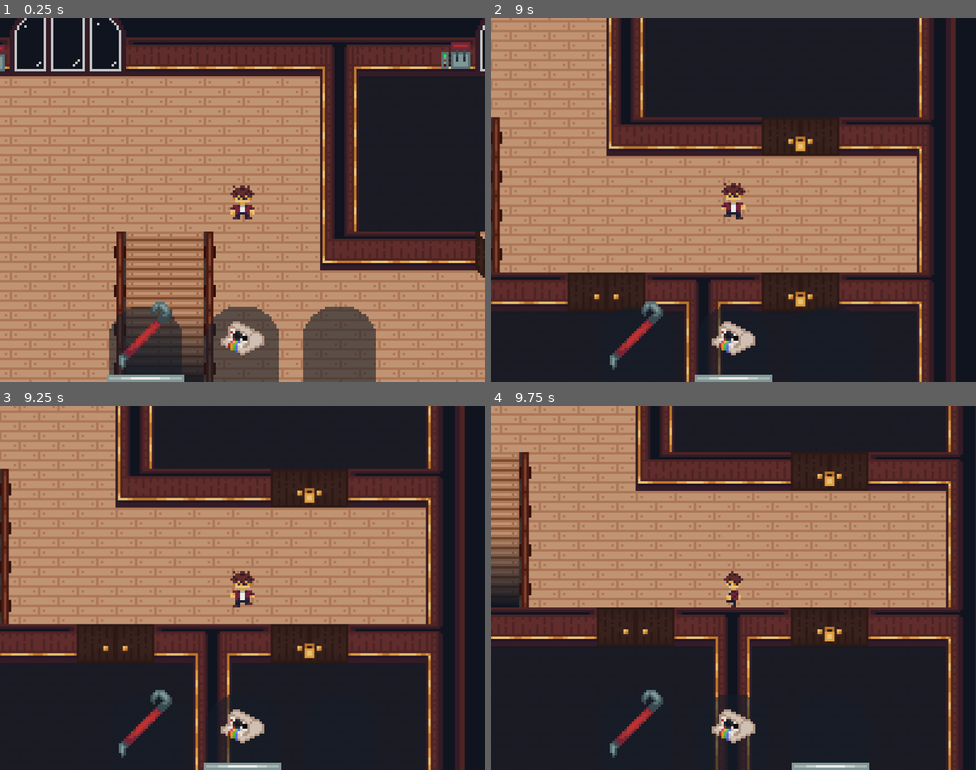
Above: before the commit, frames 1-4 (two rows, left to right).
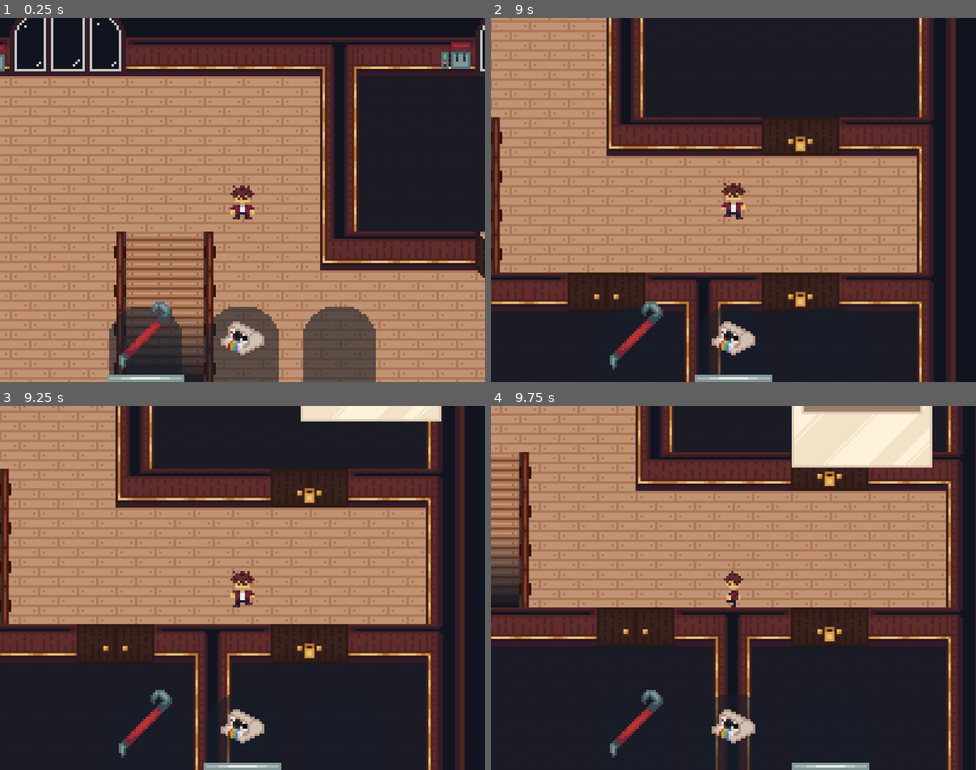
Above: after the commit, the same moments.

Repository: Portalyst/afraid-of-wolves
Game: Godot game, scene res://scenes/level.tscn
Two runs of this game, one before a commit and one after it. Both use one fixed random seed, a clock stepped at 60 frames per second and the inputs below.
Inputs (mouse positions are in pixels of both pictures, inside the frame that each line leads up to):
- Up to frame 1 (0.25 s): no input
- Up to frame 2 (9 s): click (636, 341) at 0.52 s; hold D (right) 1.28-2.03 s; tap 1 (1) at 1.35, 3.8, 4.35, 6.8, 8.1 s; tap 2 (2) at 1.55, 2.1, 4.55, 5.1, 7.55, 8.85 s; hold S (down) 2.03-2.78 s; tap 3 (3) at 2.3, 2.85, 5.3, 5.85, 8.3 s; hold D (right) 2.78-3.53 s; tap Space (use) at 3.05, 3.6, 6.05, 7.35 s; hold W (up) 3.53-4.28 s; tap Enter at 4.25 s; hold A (left) 4.28-5.78 s; hold S (down) 5.78-6.53 s; hold D (right) 6.53-7.28 s; tap Shift (run) at 6.6 s; hold W (up) 7.28-8.03 s; hold D (right) 8.03-8.78 s; hold S (down) from 8.78 s (still down)
- Up to frame 3 (9.25 s): keep holding S (down); tap Space (use) at 9.05 s
- Up to frame 4 (9.75 s): release S (down) at 9.53 s; hold A (left) from 9.53 s (still down); tap 3 (3) at 9.6 s

Frames 1-2 are identical in both runs. In frame 3, 1.3% of the frame differs, in the area x 62-91%, y 0-5%; in frame 4, 4.9%, in the area x 62-91%, y 0-17%.

Commit message:
add photo frame with animation

Diff:
--- a/scenes/john.tscn
+++ b/scenes/john.tscn
@@ -7,6 +7,7 @@
 [ext_resource type="Texture2D" uid="uid://l0ovxavdoymg" path="res://sprites/tools/crowbar/crowbar.png" id="5_fsnvj"]
 [ext_resource type="Texture2D" uid="uid://cb1j7wjhvkxgd" path="res://sprites/tools/polaroid/noflash.png" id="6_w7w2l"]
 [ext_resource type="Texture2D" uid="uid://b40f82b10rkkd" path="res://sprites/tools/polaroid/withflash.png" id="7_f28jw"]
+[ext_resource type="Texture2D" uid="uid://c63b38muue5py" path="res://sprites/tools/polaroid/photo_frame.png" id="8_f28jw"]
 
 [sub_resource type="AtlasTexture" id="AtlasTexture_r0ebv"]
 atlas = ExtResource("1_uxisy")
@@ -333,6 +334,67 @@
 
 [sub_resource type="RectangleShape2D" id="RectangleShape2D_oigdq"]
 size = Vector2(96, 88)
+
+[sub_resource type="Animation" id="Animation_f28jw"]
+length = 0.001
+tracks/0/type = "value"
+tracks/0/imported = false
+tracks/0/enabled = true
+tracks/0/path = NodePath("CanvasLayer/PhotoFrame:position")
+tracks/0/interp = 1
+tracks/0/loop_wrap = true
+tracks/0/keys = {
+"times": PackedFloat32Array(0),
+"transitions": PackedFloat32Array(1),
+"update": 0,
+"values": [Vector2(153, -38)]
+}
+tracks/1/type = "value"
+tracks/1/imported = false
+tracks/1/enabled = true
+tracks/1/path = NodePath("CanvasLayer/PhotoFrame:rotation")
+tracks/1/interp = 1
+tracks/1/loop_wrap = true
+tracks/1/keys = {
+"times": PackedFloat32Array(0),
+"transitions": PackedFloat32Array(1),
+"update": 0,
+"values": [0.0]
+}
+
+[sub_resource type="Animation" id="Animation_mxu6f"]
+resource_name = "photo_out"
+length = 2.8
+tracks/0/type = "value"
+tracks/0/imported = false
+tracks/0/enabled = true
+tracks/0/path = NodePath("CanvasLayer/PhotoFrame:position")
+tracks/0/interp = 1
+tracks/0/loop_wrap = true
+tracks/0/keys = {
+"times": PackedFloat32Array(0, 2, 2.8),
+"transitions": PackedFloat32Array(1, 1, 1),
+"update": 0,
+"values": [Vector2(153, -38), Vector2(153, 38), Vector2(152.99998, 198.99998)]
+}
+tracks/1/type = "value"
+tracks/1/imported = false
+tracks/1/enabled = true
+tracks/1/path = NodePath("CanvasLayer/PhotoFrame:rotation")
+tracks/1/interp = 1
+tracks/1/loop_wrap = true
+tracks/1/keys = {
+"times": PackedFloat32Array(2, 2.8),
+"transitions": PackedFloat32Array(1, 1),
+"update": 0,
+"values": [0.0, 0.6725554]
+}
+
+[sub_resource type="AnimationLibrary" id="AnimationLibrary_5sr6c"]
+_data = {
+&"RESET": SubResource("Animation_f28jw"),
+&"photo_out": SubResource("Animation_mxu6f")
+}
 
 [node name="John" type="CharacterBody2D" unique_id=1620480787]
 collision_layer = 3
@@ -350,6 +412,10 @@
 [node name="Camera2D" type="Camera2D" parent="." unique_id=1456303919]
 
 [node name="CanvasLayer" type="CanvasLayer" parent="." unique_id=239907170]
+
+[node name="PhotoFrame" type="Sprite2D" parent="CanvasLayer" unique_id=128836357]
+position = Vector2(153, -38)
+texture = ExtResource("8_f28jw")
 
 [node name="Shadow" type="Sprite2D" parent="CanvasLayer" unique_id=381984673]
 self_modulate = Color(1, 1, 1, 0.5882353)
@@ -419,7 +485,15 @@
 visible = false
 shape = SubResource("RectangleShape2D_oigdq")
 
+[node name="AnimationPlayer" type="AnimationPlayer" parent="." unique_id=1339048805]
+libraries/ = SubResource("AnimationLibrary_5sr6c")
+
+[node name="polaroid_cooldown" type="Timer" parent="." unique_id=1002491117]
+wait_time = 5.0
+one_shot = true
+
 [connection signal="area_entered" from="Area2D" to="." method="_on_area_2d_area_entered"]
 [connection signal="area_exited" from="Area2D" to="." method="_on_area_2d_area_exited"]
 [connection signal="body_entered" from="Area2D" to="." method="_on_area_2d_body_entered"]
 [connection signal="body_exited" from="Area2D" to="." method="_on_area_2d_body_exited"]
+[connection signal="timeout" from="polaroid_cooldown" to="." method="_on_polaroid_cooldown_timeout"]
--- a/scenes/level.tscn
+++ b/scenes/level.tscn
@@ -454,13 +454,13 @@
 [node name="trigger_down" type="Area2D" parent="." unique_id=850285278]
 
 [node name="CollisionShape2D" type="CollisionShape2D" parent="trigger_down" unique_id=2034867030]
-position = Vector2(816, -50)
+position = Vector2(816, -59)
 shape = SubResource("RectangleShape2D_olg7q")
 
 [node name="trigger_up" type="Area2D" parent="." unique_id=2033260489]
 
 [node name="CollisionShape2D" type="CollisionShape2D" parent="trigger_up" unique_id=187036458]
-position = Vector2(80, -118)
+position = Vector2(80, -108)
 shape = SubResource("RectangleShape2D_t1rx8")
 
 [node name="leveltrashfloor2" type="Node2D" parent="." unique_id=863484562]
--- a/scripts/john.gd
+++ b/scripts/john.gd
@@ -5,6 +5,7 @@
 var selected : Array = [1, 0, 0]
 
 var has_flash : bool = false
+var polaroid_ready : bool = true
 
 signal use
 
@@ -32,6 +33,8 @@
 		$CanvasLayer/Select2.hide()
 	if Input.is_action_just_pressed("use"):
 		use.emit(selected)
+		if selected[1] == 1:
+			take_picture()
 
 	if Input.is_action_pressed("run"):
 		speed = 80
@@ -64,6 +67,12 @@
 	has_flash = true
 	$CanvasLayer/polaroid.play("withflash")
 
+func take_picture():
+	if polaroid_ready == true:
+		$AnimationPlayer.play("photo_out")
+		polaroid_ready = false
+		$polaroid_cooldown.start()
+
 func _on_area_2d_body_entered(body: Node2D) -> void:
 	if body.has_meta("wolf"):
 		body.bite.connect(dead)
@@ -79,3 +88,6 @@
 func _on_area_2d_area_exited(area: Area2D) -> void:
 	if area.has_meta("flash"):
 		area.take_flash.disconnect(take_flash)
+
+func _on_polaroid_cooldown_timeout() -> void:
+	polaroid_ready = true
Binary file added: sprites/tools/polaroid/photo_frame.png
Not shown, added: sprites/tools/polaroid/photo_frame.png.import
